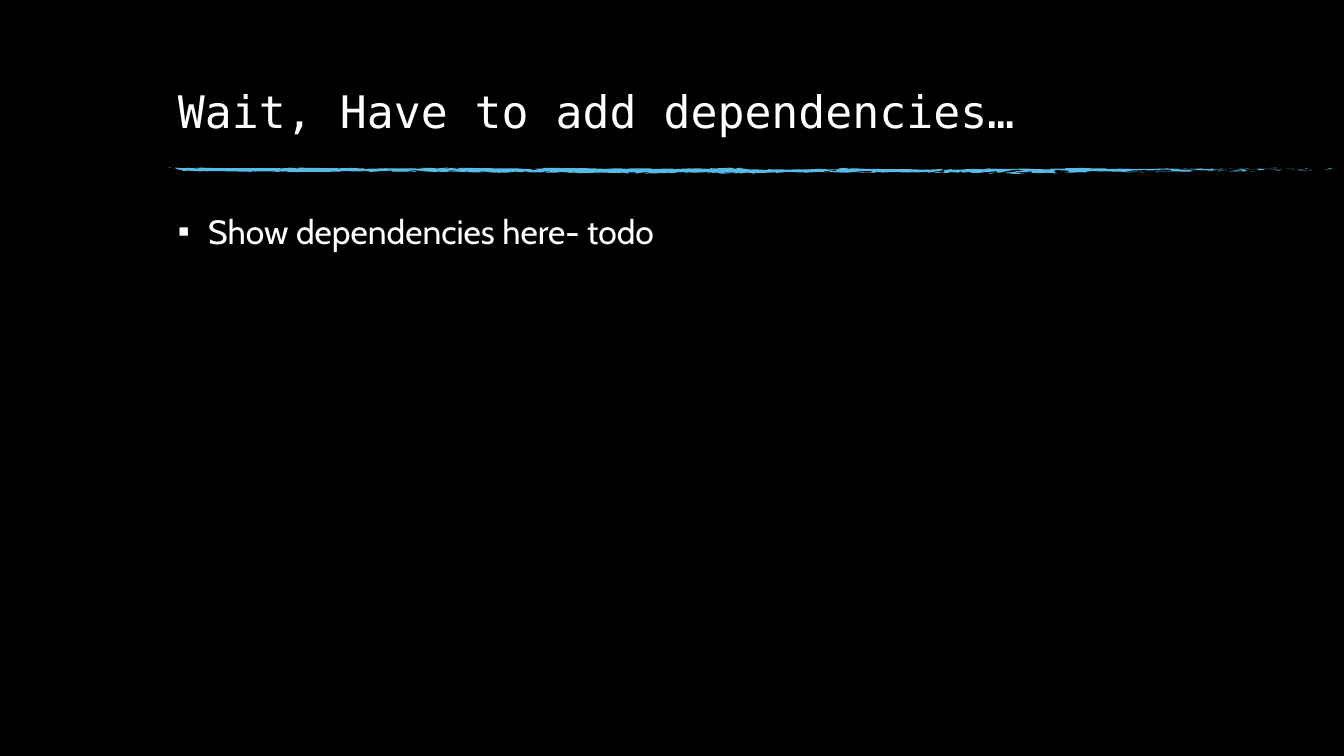
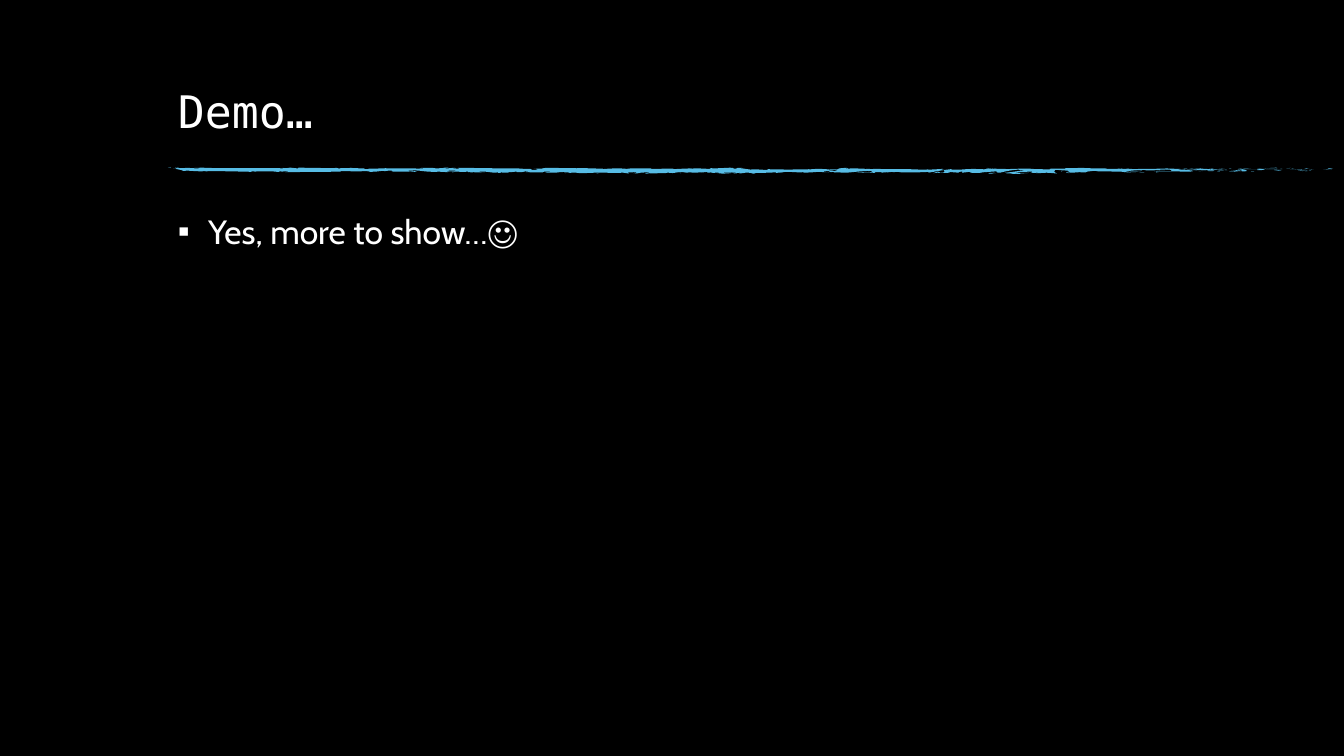
Before and after one commit to sanathe06/meetup2018-02-22, a slide deck: slide 24 of Android Architecture Components.pptx (slide 10 before the commit). Drawn at 1344x756 pixels with LibreOffice and Linux fonts; fonts in the diff are those of the drawing; background and template pictures are left out. Boxes give left, top, right and bottom in pixels: in the first picture for what was removed or moved away, otherwise in the second. Text is boxed around its words. In the diff, an @@ line names an element or a change of style, - is before the commit and + after.

```diff
--- a/Android Architecture Components.pptx
+++ b/Android Architecture Components.pptx
@@ title at (178,95,313,129): text changed @@
-Wait, Have to add dependencies…
+Demo…
@@ text at (208,218,519,249): text changed @@
-▪ Show dependencies here- todo
+▪ Yes, more to show…☺
```
Also in this commit, not shown: 3 other slides changed, 12 slides added, 3 slides removed, 22 other files.
